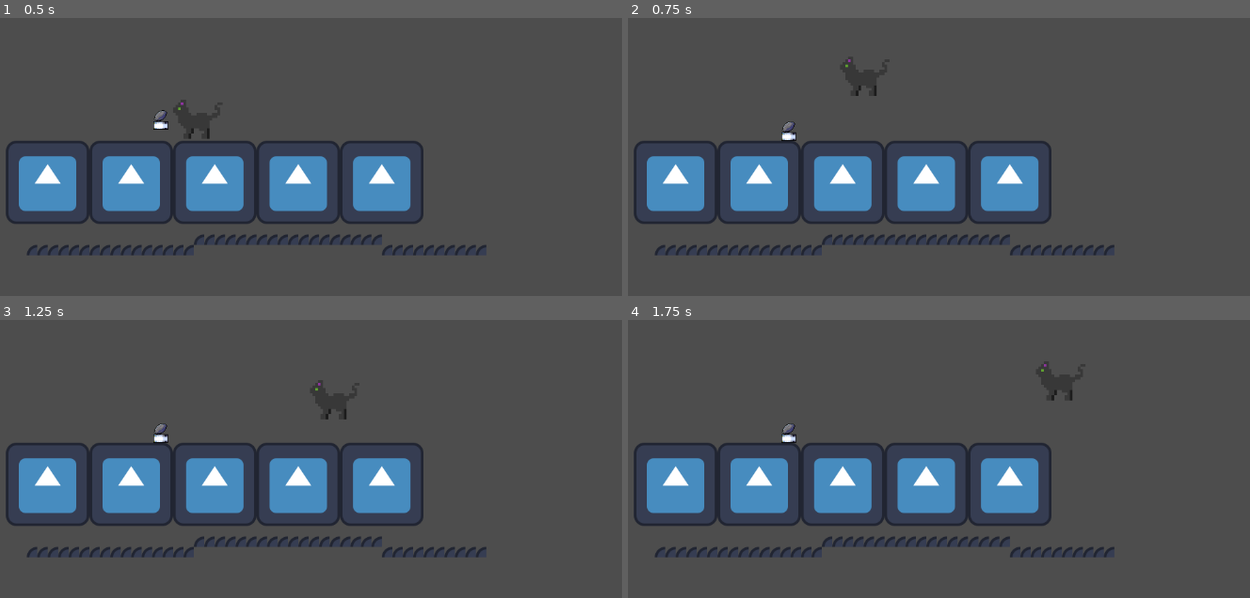
Above: before the commit, frames 1-4 (two rows, left to right).
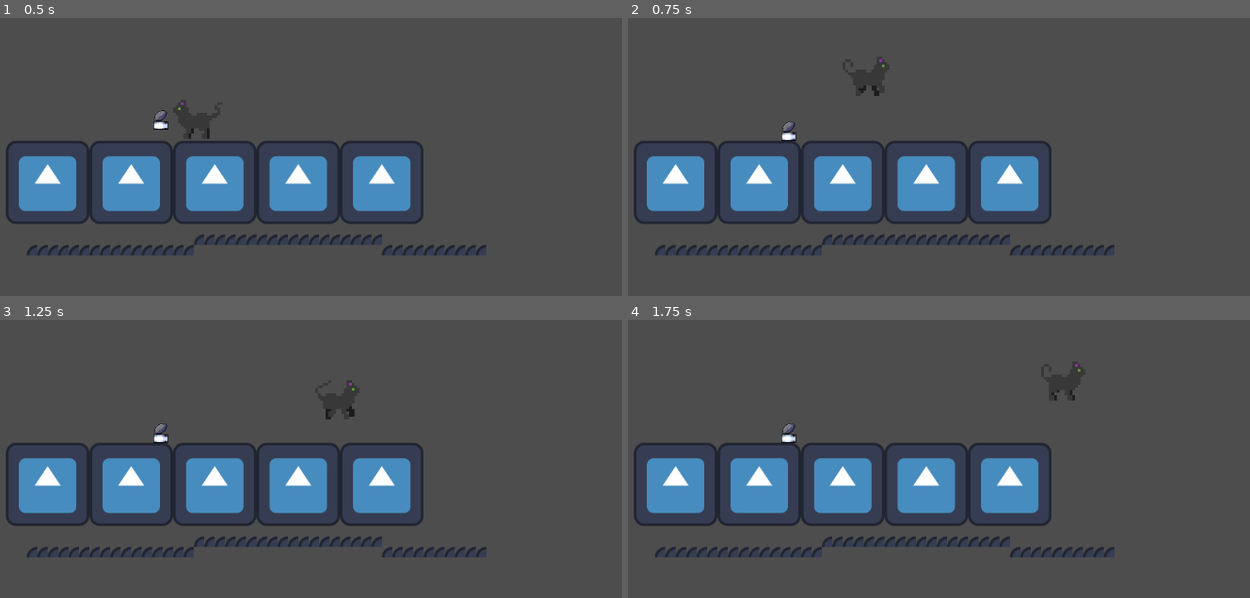
Above: after the commit, the same moments.

Repository: Splatube/bouncy
Game: Godot game, scene res://main.tscn
Same seed, same stepped clock (60 frames per second), same inputs: the game is played once before the commit and once after it. The engine's default icon, where the game draws it, is replaced by a stand-in: a white triangle on a blue panel in a dark square.
Inputs:
- Up to frame 1 (0.5 s): no input
- Up to frame 2 (0.75 s): tap Enter (ui_accept) at 0.5 s; hold Right (ui_right) from 0.53 s (still down)
- Up to frame 3 (1.25 s): keep holding Right (ui_right); tap Enter (ui_accept) at 0.77 s
- Up to frame 4 (1.75 s): keep holding Right (ui_right); tap Enter (ui_accept) at 1.52 s

Frame 1 is identical in both runs. In frame 2, less than 0.1% of the frame differs, in the area x 34-42%, y 14-29%; in frame 3, less than 0.1%, in the area x 50-58%, y 22-36%; in frame 4, less than 0.1%.

Commit message:
walking

Diff:
--- a/cat.tscn
+++ b/cat.tscn
@@ -9,6 +9,30 @@
 [sub_resource type="AtlasTexture" id="AtlasTexture_6fl1u"]
 atlas = ExtResource("1_6fl1u")
 region = Rect2(0, 0, 20, 16)
+
+[sub_resource type="AtlasTexture" id="AtlasTexture_73ra0"]
+atlas = ExtResource("3_2u0g4")
+region = Rect2(0, 0, 20, 16)
+
+[sub_resource type="AtlasTexture" id="AtlasTexture_thjh7"]
+atlas = ExtResource("3_2u0g4")
+region = Rect2(20, 0, 20, 16)
+
+[sub_resource type="AtlasTexture" id="AtlasTexture_lfnqg"]
+atlas = ExtResource("3_2u0g4")
+region = Rect2(40, 0, 20, 16)
+
+[sub_resource type="AtlasTexture" id="AtlasTexture_ww1e7"]
+atlas = ExtResource("3_2u0g4")
+region = Rect2(60, 0, 20, 16)
+
+[sub_resource type="AtlasTexture" id="AtlasTexture_wkcfy"]
+atlas = ExtResource("3_2u0g4")
+region = Rect2(80, 0, 20, 16)
+
+[sub_resource type="AtlasTexture" id="AtlasTexture_1mtdq"]
+atlas = ExtResource("3_2u0g4")
+region = Rect2(100, 0, 20, 16)
 
 [sub_resource type="AtlasTexture" id="AtlasTexture_w46py"]
 atlas = ExtResource("1_6fl1u")
@@ -46,47 +70,54 @@
 atlas = ExtResource("2_w46py")
 region = Rect2(100, 0, 20, 16)
 
-[sub_resource type="AtlasTexture" id="AtlasTexture_73ra0"]
-atlas = ExtResource("3_2u0g4")
-region = Rect2(0, 0, 20, 16)
-
-[sub_resource type="AtlasTexture" id="AtlasTexture_thjh7"]
-atlas = ExtResource("3_2u0g4")
-region = Rect2(20, 0, 20, 16)
-
-[sub_resource type="AtlasTexture" id="AtlasTexture_lfnqg"]
-atlas = ExtResource("3_2u0g4")
-region = Rect2(40, 0, 20, 16)
-
-[sub_resource type="AtlasTexture" id="AtlasTexture_ww1e7"]
-atlas = ExtResource("3_2u0g4")
-region = Rect2(60, 0, 20, 16)
-
-[sub_resource type="AtlasTexture" id="AtlasTexture_wkcfy"]
-atlas = ExtResource("3_2u0g4")
-region = Rect2(80, 0, 20, 16)
-
-[sub_resource type="AtlasTexture" id="AtlasTexture_1mtdq"]
-atlas = ExtResource("3_2u0g4")
-region = Rect2(100, 0, 20, 16)
-
 [sub_resource type="SpriteFrames" id="SpriteFrames_f1g25"]
 animations = [{
 "frames": [{
 "duration": 1.0,
 "texture": SubResource("AtlasTexture_6fl1u")
+}],
+"loop": true,
+"name": &"default",
+"speed": 5.0
 }, {
-"duration": 1.0,
+"frames": [{
+"duration": 0.5,
+"texture": SubResource("AtlasTexture_73ra0")
+}, {
+"duration": 0.5,
+"texture": SubResource("AtlasTexture_thjh7")
+}, {
+"duration": 0.5,
+"texture": SubResource("AtlasTexture_lfnqg")
+}, {
+"duration": 0.5,
+"texture": SubResource("AtlasTexture_ww1e7")
+}, {
+"duration": 0.5,
+"texture": SubResource("AtlasTexture_wkcfy")
+}, {
+"duration": 0.5,
+"texture": SubResource("AtlasTexture_1mtdq")
+}],
+"loop": true,
+"name": &"run",
+"speed": 5.0
+}, {
+"frames": [{
+"duration": 5.0,
+"texture": SubResource("AtlasTexture_6fl1u")
+}, {
+"duration": 2.0,
 "texture": SubResource("AtlasTexture_w46py")
 }, {
-"duration": 1.0,
+"duration": 4.0,
 "texture": SubResource("AtlasTexture_2u0g4")
 }, {
 "duration": 1.0,
 "texture": SubResource("AtlasTexture_2hdoq")
 }],
 "loop": false,
-"name": &"animation 1",
+"name": &"sit",
 "speed": 5.0
 }, {
 "frames": [{
@@ -109,42 +140,12 @@
 "texture": SubResource("AtlasTexture_y5qyo")
 }],
 "loop": true,
-"name": &"animation 2",
-"speed": 5.0
-}, {
-"frames": [{
-"duration": 0.5,
-"texture": SubResource("AtlasTexture_73ra0")
-}, {
-"duration": 0.5,
-"texture": SubResource("AtlasTexture_thjh7")
-}, {
-"duration": 0.5,
-"texture": SubResource("AtlasTexture_lfnqg")
-}, {
-"duration": 0.5,
-"texture": SubResource("AtlasTexture_ww1e7")
-}, {
-"duration": 0.5,
-"texture": SubResource("AtlasTexture_wkcfy")
-}, {
-"duration": 0.5,
-"texture": SubResource("AtlasTexture_1mtdq")
-}],
-"loop": true,
-"name": &"animation3",
-"speed": 5.0
-}, {
-"frames": [{
-"duration": 1.0,
-"texture": null
-}],
-"loop": true,
-"name": &"default",
+"name": &"walk",
 "speed": 5.0
 }]
 
 [node name="AnimatedSprite2D" type="AnimatedSprite2D"]
 material = SubResource("CanvasItemMaterial_2hdoq")
 sprite_frames = SubResource("SpriteFrames_f1g25")
-animation = &"animation 2"
+animation = &"run"
+autoplay = "walk"
--- a/player.gd
+++ b/player.gd
@@ -3,7 +3,6 @@
 
 const SPEED = 300.0
 const JUMP_VELOCITY = -400.0
-
 
 func _physics_process(delta: float) -> void:
 	# Add the gravity.
@@ -19,7 +18,13 @@
 	var direction := Input.get_axis("ui_left", "ui_right")
 	if direction:
 		velocity.x = direction * SPEED
+		if direction > 0:
+			$AnimatedSprite2D.flip_h = true
+		if direction < 0:
+			$AnimatedSprite2D.flip_h = false
+		$AnimatedSprite2D.animation = "walk"
 	else:
 		velocity.x = move_toward(velocity.x, 0, SPEED)
+		$AnimatedSprite2D.animation = "sit"
 
 	move_and_slide()
Not shown: 1 places in cat.tscn that only renumber resources
